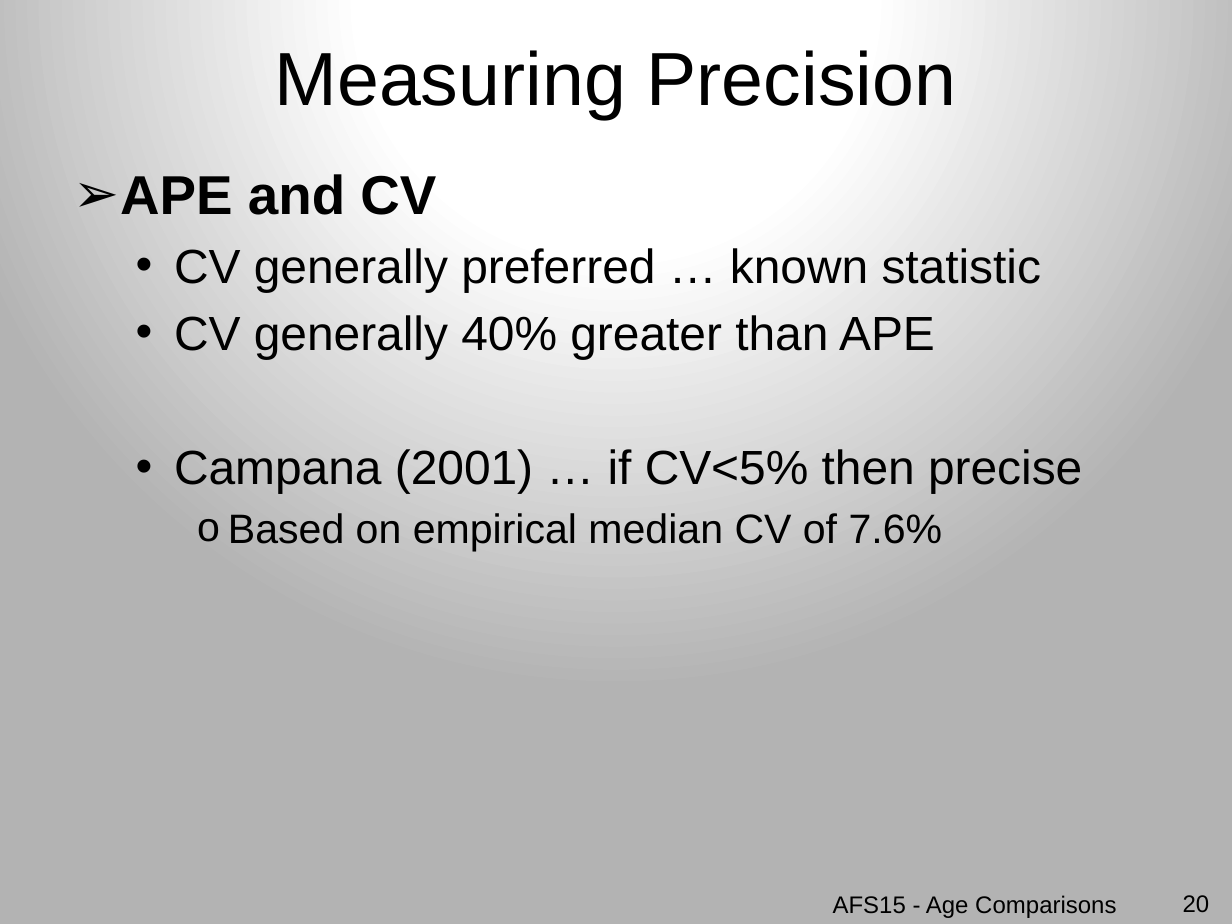
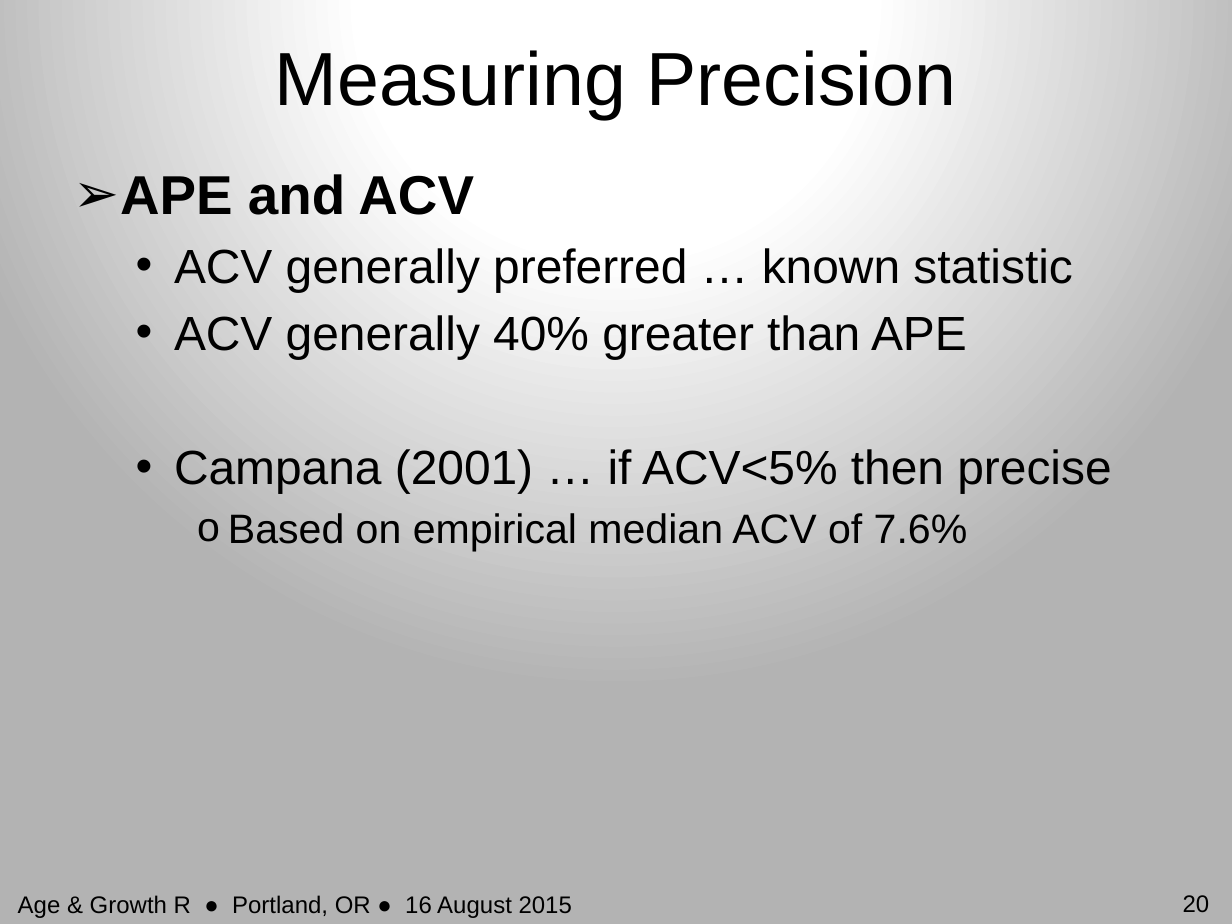
Before and after one commit to droglenc/AFSPortland2015, a slide deck: slide 20 of Slides/01_AgeComparisons.pptx. Drawn at 1232x924 pixels with LibreOffice and Linux fonts; fonts in the diff are those of the drawing. Boxes give left, top, right and bottom in pixels: in the first picture for what was removed or moved away, otherwise in the second. Text is boxed around its words. In the diff, an @@ line names an element or a change of style, - is before the commit and + after.

```diff
--- a/Slides/01_AgeComparisons.pptx
+++ b/Slides/01_AgeComparisons.pptx
@@ text at (120,174,1111,552): text changed @@
-➢ APE and CV
-  • CV generally preferred … known statistic
-  • CV generally 40% greater than APE
-  • Campana (2001) … if CV<5% then precise
-    o Based on empirical median CV of 7.6%
+➢ APE and ACV
+  • ACV generally preferred … known statistic
+  • ACV generally 40% greater than APE
+  • Campana (2001) … if ACV<5% then precise
+    o Based on empirical median ACV of 7.6%
@@ text at (18,895,572,918): text changed @@
-AFS15 - Age Comparisons
+Age & Growth R ● Portland, OR ● 16 August 2015
```
Also in this commit, not shown: 19 other slides changed, 16 other files.
